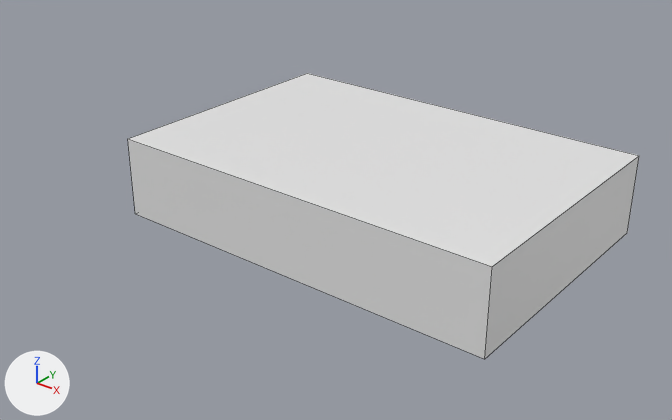
The Blender file src/assets/room.blend: old version first, new version second.
Camera for both pictures: a 50 mm lens placed at (17.94, -24.79, 15.34), pointed at (0.0, -2.37, 1.43). Arrows for +X, +Y and +Z are at lower left; the lights stay in place. Mesh edges are drawn as thin lines.

Names of what the first picture shows: 'Room'.
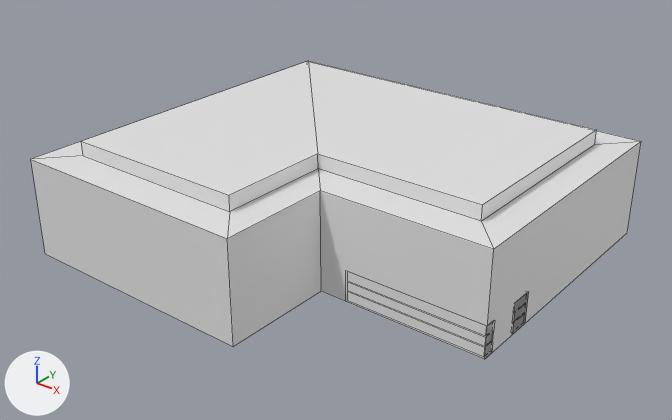
What changed in the scene script:
```text
Change me_cube_001:
    used by ob_room; location = (0.0, 0.0, 0.0); scale = (1.5, 1.67, 1.5)
    remove me_cube_001.from_pydata(...)  # 8 vertices, 6 faces; spans x -5.0..5.0, y -3.0..3.0, z 0.0..2.0
    add me_cube_001.from_pydata(...)  # 24 vertices, 22 faces; spans x -5.0..5.0, y -5.4..3.0, z 0.0..2.7
    me_cube_001 part 1
    5 vertices are removed from x -5.0..5.0, y -3.0..3.0, z 0.0..2.0
    6 faces are deleted
    15 vertices are added at x -5.0..5.0, y -5.4..3.0, z 0.0..2.35
    6 new vertices lie (0.0, 0.0, 0.35) away from vertices in x -4.25..4.25, y -4.65..2.25, z 2.35
    22 new faces join them
Add me_cube_002:
    me_cube_002.from_pydata(...)  # 36 vertices, 30 faces; spans x -2.5..2.5, y -0.2..0.2, z 0.0..1.1
Add me_cube:
    me_cube.from_pydata(...)  # 36 vertices, 30 faces; spans x -2.5..2.5, y -0.4..0.4, z 0.0..1.1
Add ob_counter2:
    ob_counter2 = bpy.data.objects.new('Counter2', me_cube_002)
    ob_counter2.location = (5.0, -4.8, 0.0)
    ob_counter2.rotation_euler = (0.0, 0.0, 3.142)  # degrees (0, 0, 180)
Add ob_counter1:
    ob_counter1 = bpy.data.objects.new('Counter1', me_cube)
    ob_counter1.location = (5.0, -3.0, 0.0)
```

Location of each change, [x1, y1, x2, y2] in pixels of the pictures (672 x 420 px):
'Room', reshaped (19% wider)
    before: [128, 73, 639, 359]
    after: [31, 61, 641, 359]
'Counter1', added
    after: [513, 293, 528, 334]
'Counter2', added
    after: [475, 320, 495, 358]
